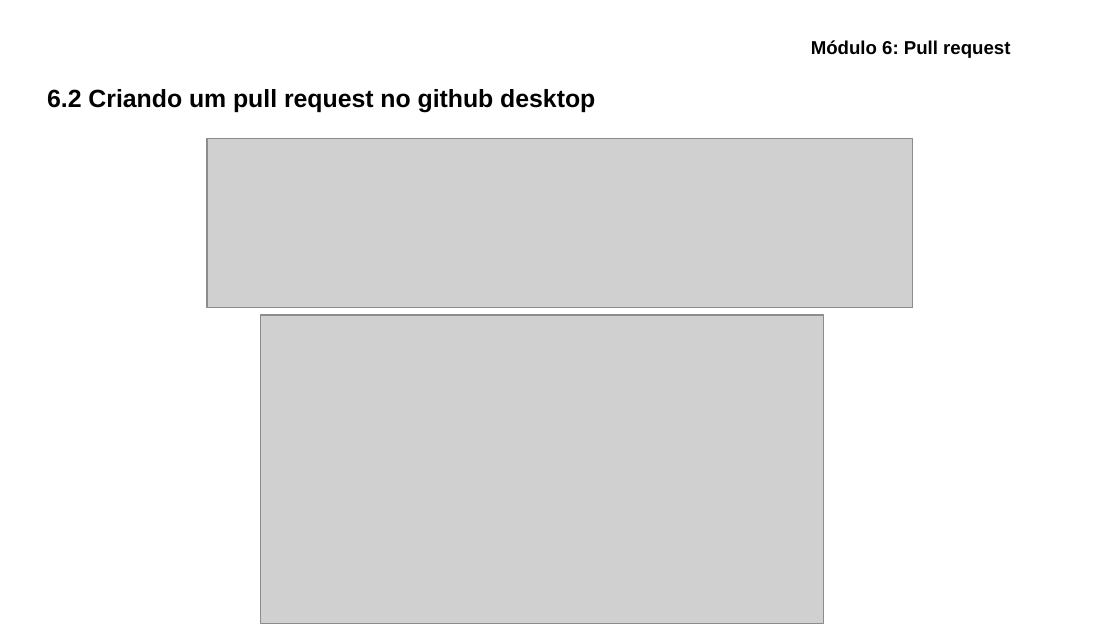
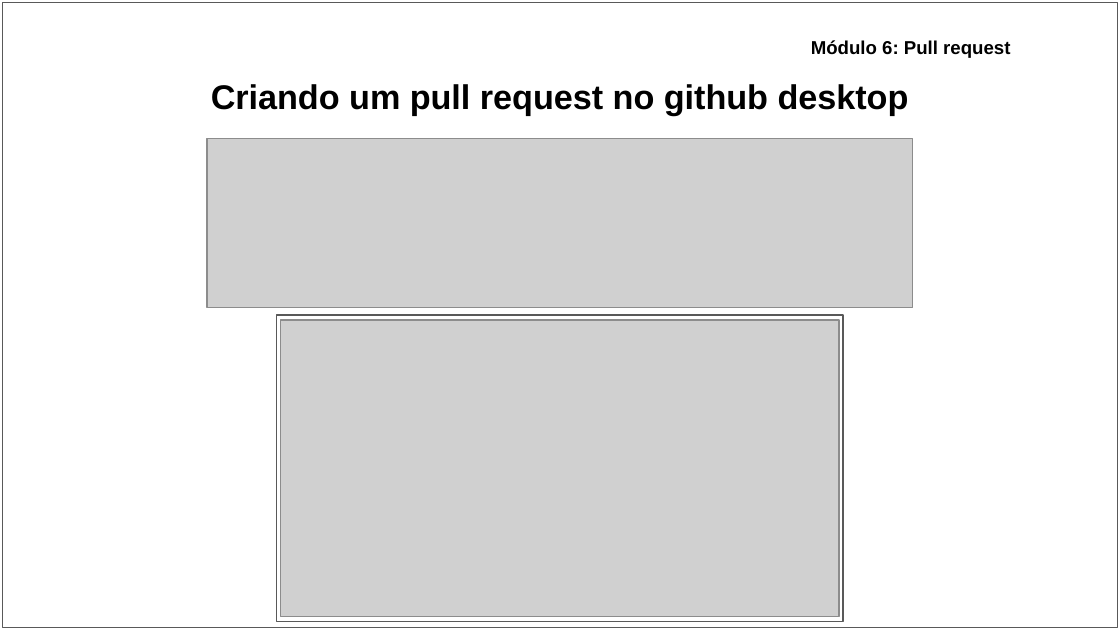
Before and after one commit to ryancunha13/Curso-Git-03, a slide deck: slide 30 of Materiais didáticos/Apresentação - Curso de Git_GitHub.pptx (slide 28 before the commit). Drawn at 1120x630 pixels with LibreOffice and Linux fonts; fonts in the diff are those of the drawing; grey boxes stand for pictures. Boxes give left, top, right and bottom in pixels: in the first picture for what was removed or moved away, otherwise in the second. Text is boxed around its words. In the diff, an @@ line names an element or a change of style, - is before the commit and + after.

```diff
--- a/Materiais didáticos/Apresentação - Curso de Git_GitHub.pptx
+++ b/Materiais didáticos/Apresentação - Curso de Git_GitHub.pptx
@@ rectangle added at (x1=2, y1=2, x2=1118, y2=627), fill #FFFFFF, outline #595959 0.75 pt @@
@@ title at (x1=211, y1=84, x2=909, y2=115): text changed; size 16 to 22 pt @@
-6.2 Criando um pull request no github desktop
+Criando um pull request no github desktop
@@ rectangle added at (x1=277, y1=315, x2=842, y2=622), fill #FFFFFF, outline #595959 0.75 pt @@
@@ picture resized from (x1=261, y1=315, x2=824, y2=623) to (x1=281, y1=320, x2=839, y2=617) @@
```
Also in this commit, not shown: 38 other slides changed, 2 slides added, 3 other files.
